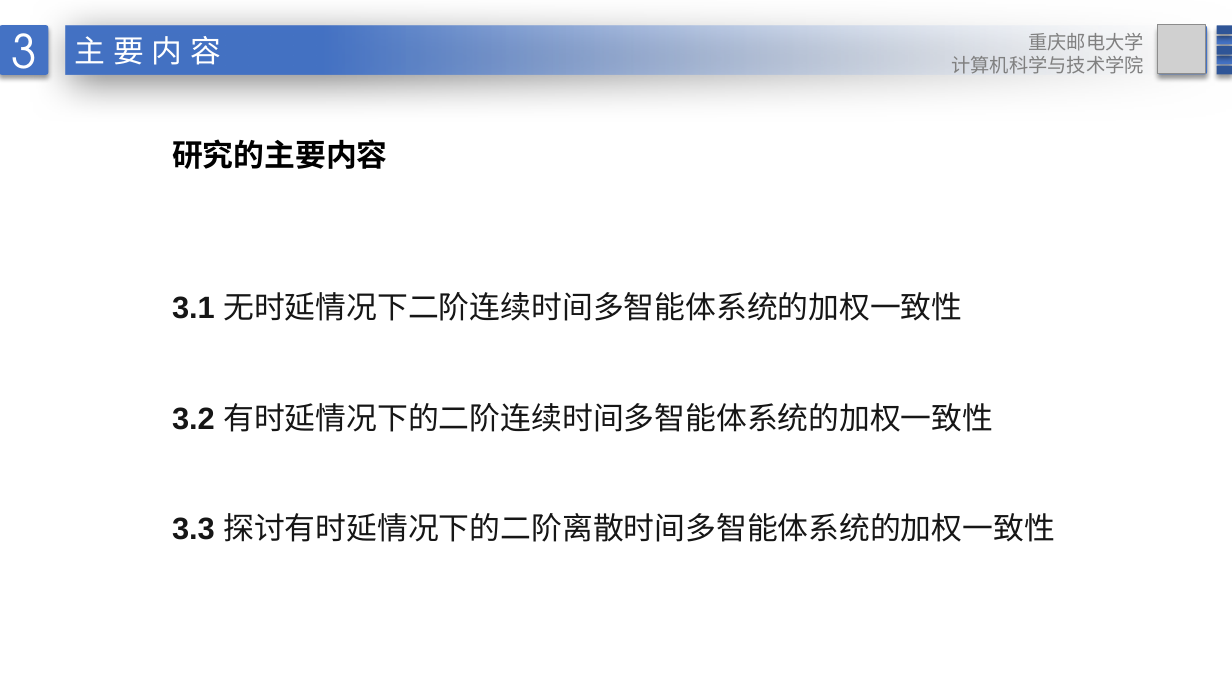
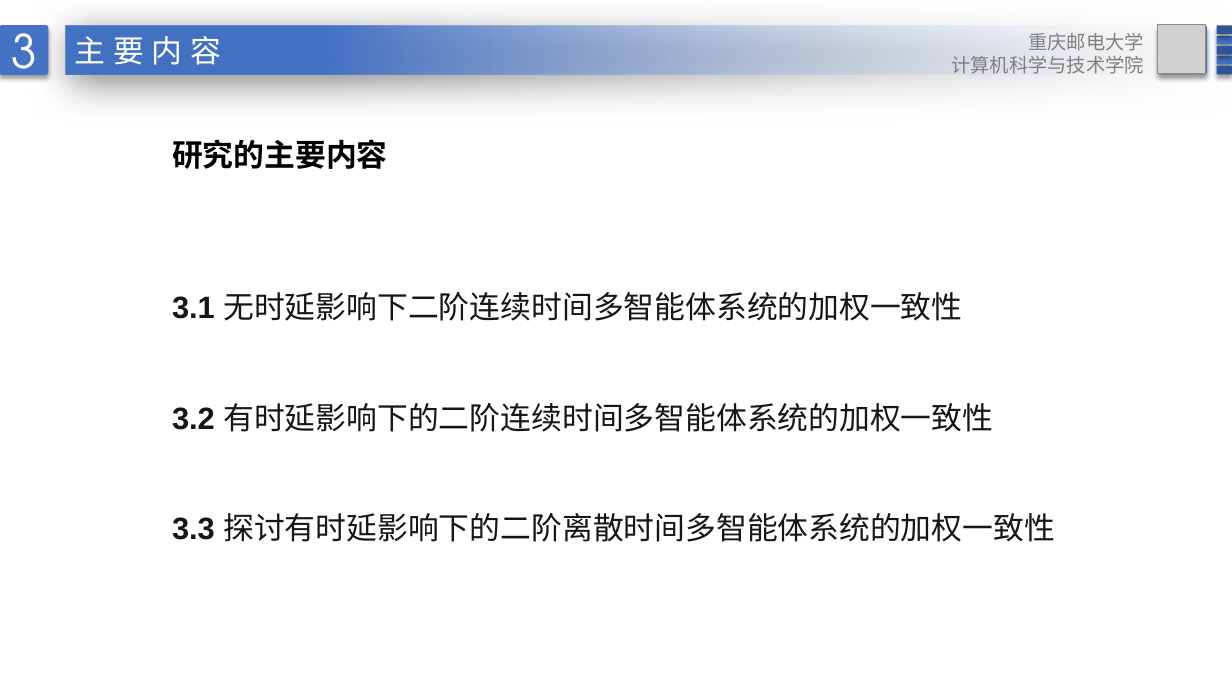
Before and after one commit to DotGeng/graduation, a slide deck: slide 13 of 耿玉坤答辩ppt.pptx. Drawn at 1232x693 pixels with LibreOffice and Linux fonts; fonts in the diff are those of the drawing; grey boxes stand for pictures; background and template pictures are left out. Boxes give left, top, right and bottom in pixels: in the first picture for what was removed or moved away, otherwise in the second. Text is boxed around its words. In the diff, an @@ line names an element or a change of style, - is before the commit and + after.

```diff
--- a/耿玉坤答辩ppt.pptx
+++ b/耿玉坤答辩ppt.pptx
@@ text at (172,292,1055,542): text changed @@
-3.1 无时延情况下二阶连续时间多智能体系统的加权一致性
-3.2 有时延情况下的二阶连续时间多智能体系统的加权一致性
-3.3 探讨有时延情况下的二阶离散时间多智能体系统的加权一致性
+3.1 无时延影响下二阶连续时间多智能体系统的加权一致性
+3.2 有时延影响下的二阶连续时间多智能体系统的加权一致性
+3.3 探讨有时延影响下的二阶离散时间多智能体系统的加权一致性
```
Also in this commit, not shown: 16 other slides changed, 1 slide added, 3 other files.
